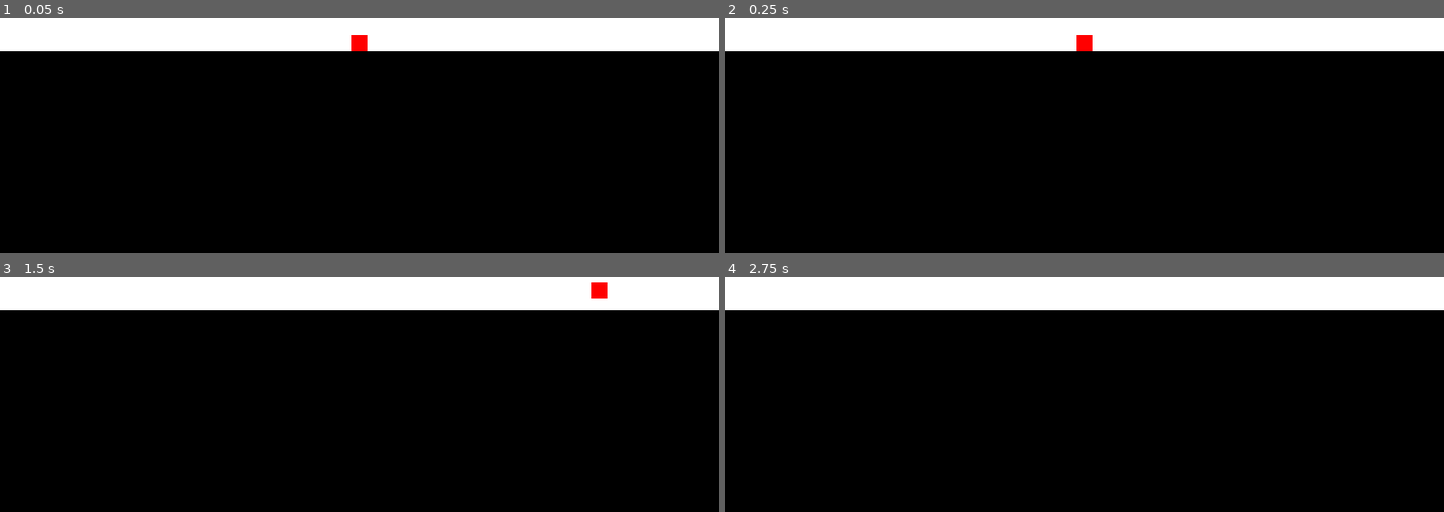
Above: before the commit, frames 1-4 (two rows, left to right).
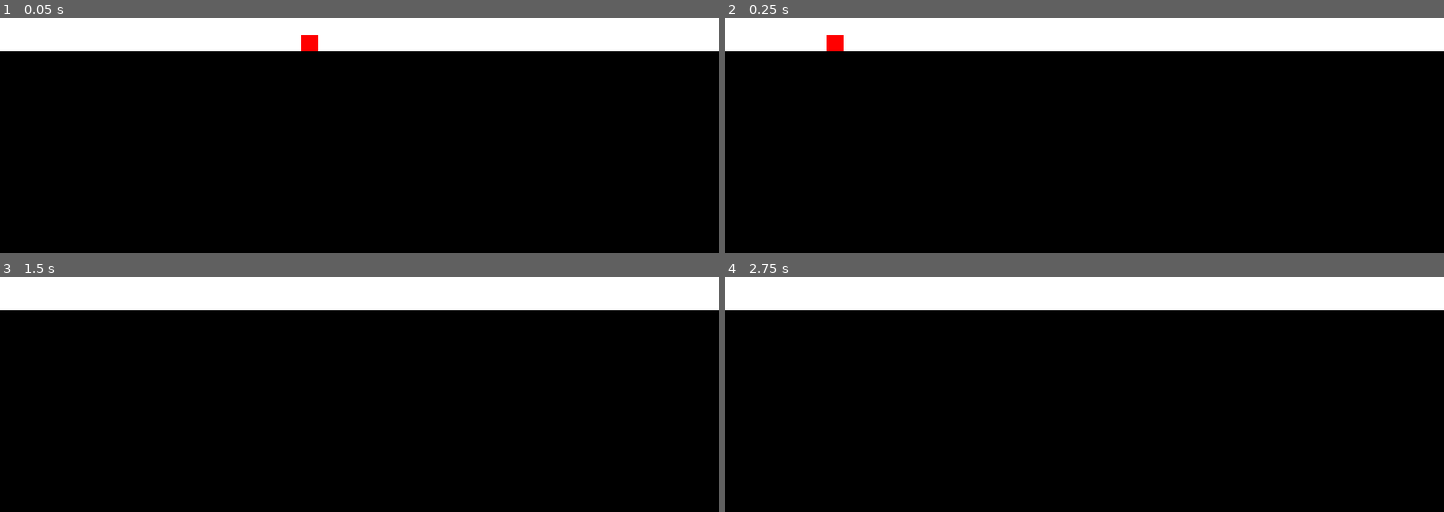
Above: after the commit, the same moments.

Repository: ThanGon/shift_godot
Game: Godot game, scene res://main.tscn
Two runs of this game, one before a commit and one after it. Both use one fixed random seed, a clock stepped at 60 frames per second and the inputs below.
Inputs:
- Up to frame 1 (0.05 s): no input
- Up to frame 2 (0.25 s): no input
- Up to frame 3 (1.5 s): tap Enter (ui_accept) at 0.5, 0.77, 1.25 s; hold Right (ui_right) from 0.53 s (still down); tap Shift (shift_dimension) at 0.6, 1.35 s
- Up to frame 4 (2.75 s): tap Enter (ui_accept) at 1.52, 2 s; release Right (ui_right) at 2.03 s; hold Left (ui_left) from 2.03 s (still down); tap Shift (shift_dimension) at 2.1 s

The runs differ from the first frame. In frame 1, 0.3% of the frame differs, in the area x 41-52%, y 7-15%; in frame 2, 0.3%; in frame 3, 0.2%; in frame 4, nothing differs.

Commit message:
Criacao de espelho do jogador

Diff:
--- a/main.tscn
+++ b/main.tscn
@@ -14,4 +14,4 @@
 
 [node name="Player" parent="." instance=ExtResource("3_fn0mx")]
 
-[connection signal="shiftDimension" from="Player" to="." method="_on_player_shift_dimension"]
+[node name="Player Mirror" parent="." instance=ExtResource("3_fn0mx")]
